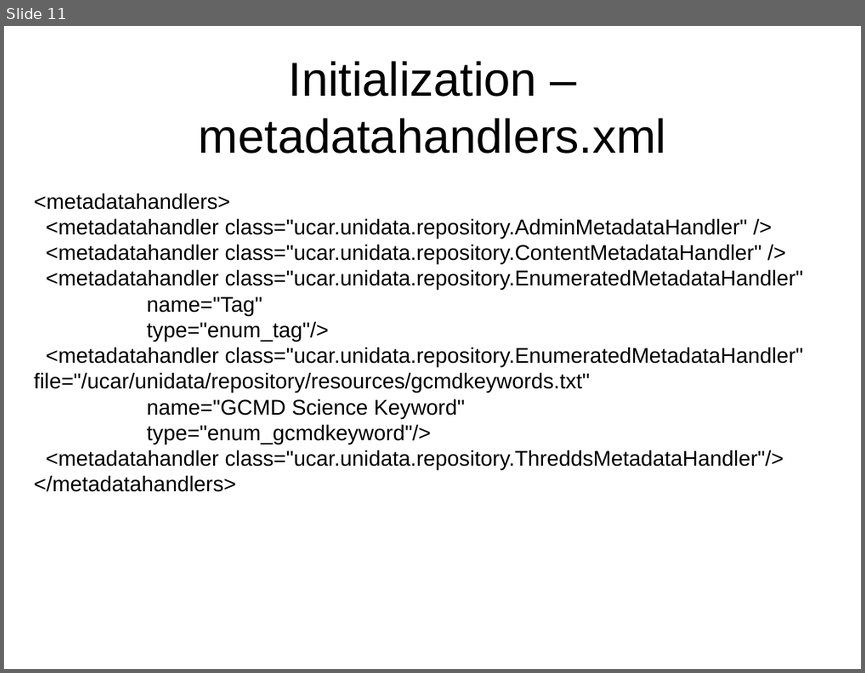
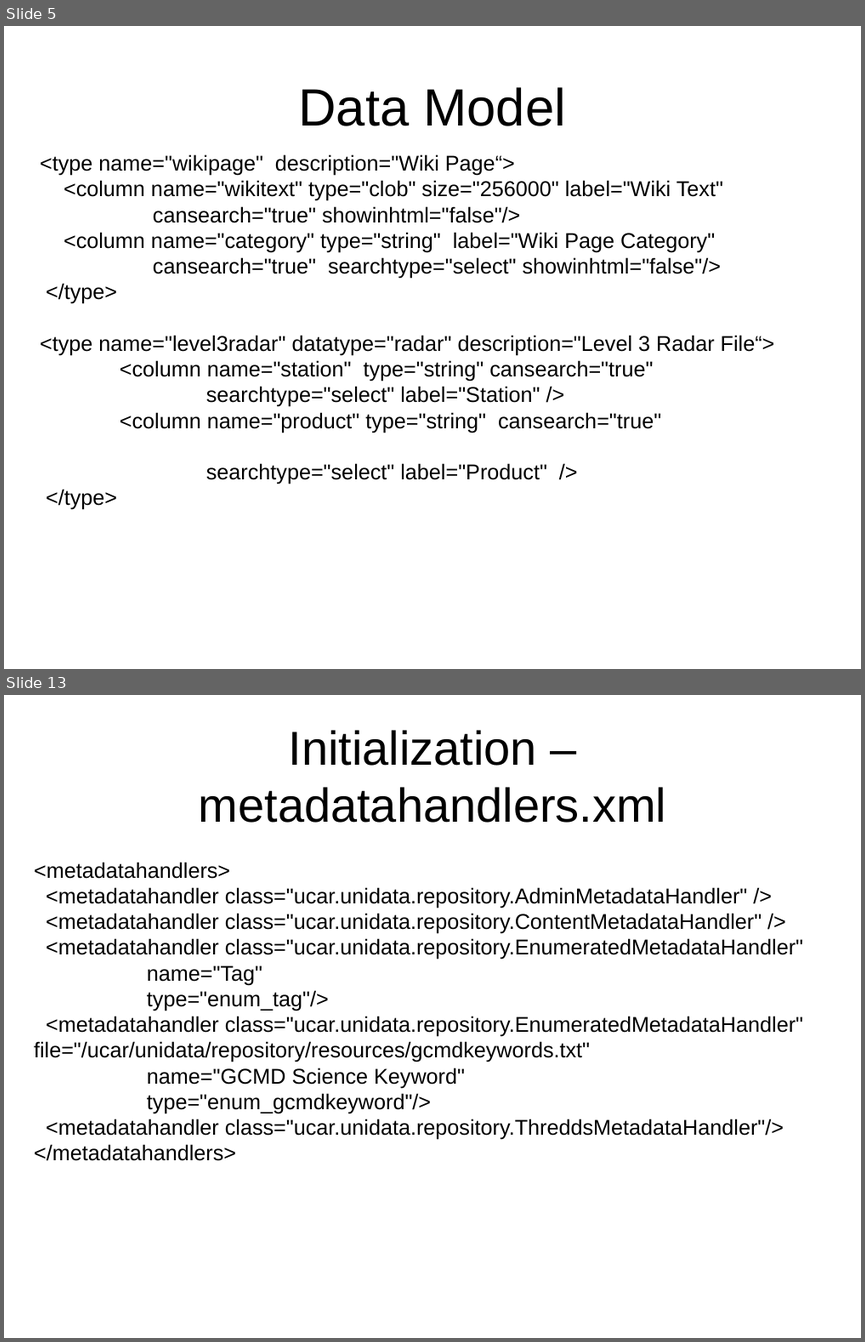
Before and after one commit to Unidata/IDV, a slide deck: ucar/unidata/repository/docs/presentations/architecture.ppt. Shown one above the other, each under a label of ours: slide 11 before the commit, slides 5 and 13 after it; the slides between them are not shown. The pictures are 865x673 and 865x1342 pixels, drawn with LibreOffice and Linux fonts; fonts in the diff are those of the drawing. Boxes give left, top, right and bottom in pixels: in the first picture for what was removed or moved away, otherwise in the second. Text is boxed around its words. In the diff, an @@ line names an element or a change of style, - is before the commit and + after.

Commit message:
An example metadata type

```diff
--- a/ucar/unidata/repository/docs/presentations/architecture.ppt
+++ b/ucar/unidata/repository/docs/presentations/architecture.ppt
@@ slide 5 added at [4, 26, 861, 669], background #FFFFFF @@
@@ title added at [298, 87, 566, 126], 44 pt, text #000000 @@
+Data Model
@@ text added at [40, 154, 775, 510], 18 pt, text #000000 @@
+<type name="wikipage" description="Wiki Page“>
+<column name="wikitext" type="clob" size="256000" label="Wiki Text"
+cansearch="true" showinhtml="false"/>
+<column name="category" type="string" label="Wiki Page Category"
+cansearch="true" searchtype="select" showinhtml="false"/>
+</type>
+<type name="level3radar" datatype="radar" description="Level 3 Radar File“>
+<column name="station" type="string" cansearch="true"
+searchtype="select" label="Station" />
+<column name="product" type="string" cansearch="true"
+searchtype="select" label="Product" />
+</type>
@@ what was slide 11 is now slide 13 @@
```
Also in this commit, not shown: 6 slides changed, 3 other slides added, 2 slides removed, 4 other files.
